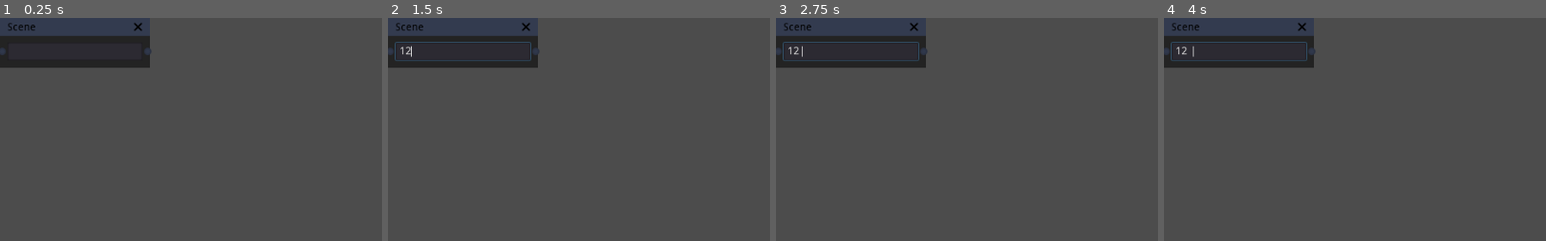
Above: before the commit, frames 1-4 (left to right).
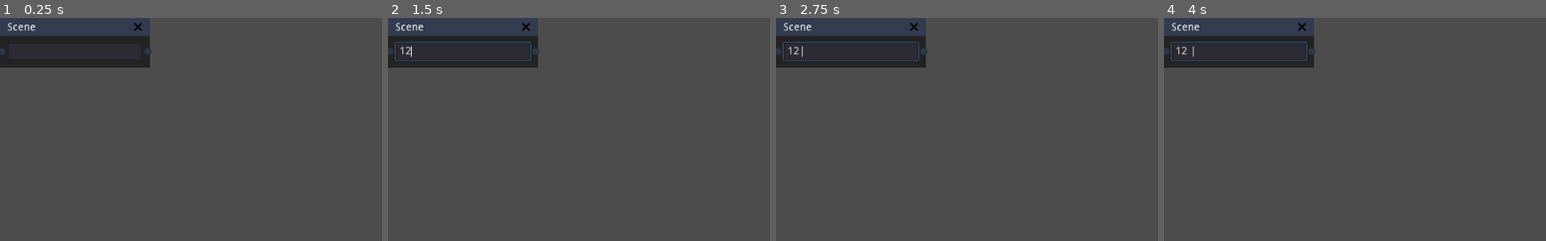
Above: after the commit, the same moments.

Repository: Mercadud/Godot-Project-Planner-Exporter
Game: Godot game, scene res://Scenes/nodesInherited/Scene.tscn
Same seed, same stepped clock (60 frames per second), same inputs: the game is played once before the commit and once after it. This scene is started directly instead of the project's main scene.
Inputs (mouse positions are % of the whole screen's width and height, from its top left):
- Up to frame 1 (0.25 s): no input
- Up to frame 2 (1.5 s): click (10, 8) at 0.52 s; type "12" at 0.6 s; tap Enter at 1.25 s; move the mouse to (72, 45) at 1.27 s; tap Ctrl (ctrl) at 1.35 s; click (72, 45) at 1.42 s
- Up to frame 3 (2.75 s): tap Space at 2 s; move the mouse to (30, 55) at 2.02 s; tap Ctrl (ctrl) at 2.1 s; click (30, 55) at 2.17 s
- Up to frame 4 (4 s): tap Enter at 2.75 s; move the mouse to (60, 28) at 2.77 s; tap Ctrl (ctrl) at 2.85, 3.6 s; click (60, 28) at 2.92 s; tap Space at 3.5 s; move the mouse to (45, 70) at 3.52 s; click (45, 70) at 3.67 s
The pictures show only the part of the screen within x 0-50%, y 0-50%; the shares and areas given below are measured in that part.

The runs differ from the first frame. In frame 1, 0.1% of the frame differs, in the area x 2-10%, y 2-6%; in frame 2, 0.1%; in frame 3, 0.1%; in frame 4, 0.1%.
Error after the commit: Attempt to call function 'updateInfoPage' in base 'null instance' on a null instance. (res://Script/Tree/Nodes/Scene.gd:14)

Commit message:
Scripts now have editable functions on info page

Diff:
--- a/Scenes/Pages/Main Page.tscn
+++ b/Scenes/Pages/Main Page.tscn
@@ -337,6 +337,7 @@
 selected = 0
 
 [node name="Script" type="VBoxContainer" parent="Mount/MainWindow/Editor/Select/Info"]
+visible = false
 margin_top = 26.0
 margin_right = 200.0
 margin_bottom = 110.0
@@ -398,10 +399,9 @@
 margin_bottom = 20.0
 text = "-"
 
-[node name="LineEdit" type="LineEdit" parent="Mount/MainWindow/Editor/Select/Info/Script/functions"]
-margin_top = 24.0
-margin_right = 200.0
-margin_bottom = 48.0
+[node name="func" type="VBoxContainer" parent="Mount/MainWindow/Editor/Select/Info/Script/functions"]
+margin_right = 40.0
+margin_bottom = 40.0
 
 [node name="Node" type="VBoxContainer" parent="Mount/MainWindow/Editor/Select/Info"]
 visible = false
@@ -436,5 +436,8 @@
 [connection signal="text_changed" from="Mount/MainWindow/Editor/Select/Info/Folder/FolderName/LineEdit" to="Mount/MainWindow/Editor/Select/Info/Folder" method="_on_LineEdit_text_changed"]
 [connection signal="text_changed" from="Mount/MainWindow/Editor/Select/Info/Scene/SceneName/LineEdit" to="Mount/MainWindow/Editor/Select/Info/Scene" method="_on_LineEdit_text_changed"]
 [connection signal="item_selected" from="Mount/MainWindow/Editor/Select/Info/Scene/SceneType/OptionButton" to="Mount/MainWindow/Editor/Select/Info/Scene" method="_on_OptionButton_item_selected"]
+[connection signal="text_changed" from="Mount/MainWindow/Editor/Select/Info/Script/ScriptName/LineEdit" to="Mount/MainWindow/Editor/Select/Info/Script" method="_on_LineEdit_text_changed"]
+[connection signal="button_up" from="Mount/MainWindow/Editor/Select/Info/Script/functions/buttons/addFunction" to="Mount/MainWindow/Editor/Select/Info/Script" method="_on_addFunction_button_up"]
+[connection signal="button_up" from="Mount/MainWindow/Editor/Select/Info/Script/functions/buttons/removeFunction" to="Mount/MainWindow/Editor/Select/Info/Script" method="_on_removeFunction_button_up"]
 [connection signal="dir_selected" from="Mount/MainWindow/FileDialog" to="Mount/MainWindow/tileBar/menus" method="_on_FileDialog_dir_selected"]
 [connection signal="file_selected" from="Mount/MainWindow/FileDialog" to="Mount/MainWindow/tileBar/menus" method="_on_FileDialog_file_selected"]
--- a/Scenes/nodesInherited/Folder.tscn
+++ b/Scenes/nodesInherited/Folder.tscn
@@ -20,3 +20,4 @@
 margin_top = 33.0
 margin_right = 191.0
 margin_bottom = 57.0
+[connection signal="text_changed" from="LineEdit" to="." method="_on_LineEdit_text_changed"]
--- a/Scenes/nodesInherited/Node.tscn
+++ b/Scenes/nodesInherited/Node.tscn
@@ -4,7 +4,6 @@
 [ext_resource path="res://Script/Tree/Nodes/Node.gd" type="Script" id=2]
 [ext_resource path="res://Themes/Nodes/node/SelectedFrame.tres" type="StyleBox" id=3]
 [ext_resource path="res://Themes/Nodes/node/Frame.tres" type="StyleBox" id=4]
-
 
 [node name="Node" instance=ExtResource( 1 )]
 custom_styles/frame = ExtResource( 4 )
--- a/Scenes/nodesInherited/RootFolder.tscn
+++ b/Scenes/nodesInherited/RootFolder.tscn
@@ -4,7 +4,6 @@
 [ext_resource path="res://Themes/Nodes/RootFolder/frame.tres" type="StyleBox" id=2]
 [ext_resource path="res://Themes/Nodes/RootFolder/SelectedFrame.tres" type="StyleBox" id=3]
 [ext_resource path="res://Script/Tree/Nodes/RootFolder.gd" type="Script" id=4]
-
 
 [node name="RootFolder" instance=ExtResource( 1 )]
 custom_styles/frame = ExtResource( 2 )
@@ -21,3 +20,4 @@
 margin_top = 33.0
 margin_right = 191.0
 margin_bottom = 57.0
+[connection signal="text_changed" from="LineEdit" to="." method="_on_LineEdit_text_changed"]
--- a/Scenes/nodesInherited/Scene.tscn
+++ b/Scenes/nodesInherited/Scene.tscn
@@ -5,10 +5,10 @@
 [ext_resource path="res://Themes/Nodes/Scene/SelectedFrame.tres" type="StyleBox" id=3]
 [ext_resource path="res://Themes/Nodes/Scene/Frame.tres" type="StyleBox" id=4]
 
-
 [node name="Scene" instance=ExtResource( 1 )]
 custom_styles/frame = ExtResource( 4 )
 custom_styles/selectedframe = ExtResource( 3 )
+custom_colors/title_color = Color( 1, 1, 1, 1 )
 title = "Scene"
 slot/0/left_enabled = true
 slot/0/left_color = Color( 0.2, 0.231373, 0.309804, 1 )
@@ -22,3 +22,4 @@
 margin_top = 33.0
 margin_right = 191.0
 margin_bottom = 57.0
+[connection signal="text_changed" from="LineEdit" to="." method="_on_LineEdit_text_changed"]
--- a/Scenes/nodesInherited/Script.tscn
+++ b/Scenes/nodesInherited/Script.tscn
@@ -4,7 +4,6 @@
 [ext_resource path="res://Script/Tree/Nodes/Script.gd" type="Script" id=2]
 [ext_resource path="res://Themes/Nodes/Script/Frame.tres" type="StyleBox" id=3]
 [ext_resource path="res://Themes/Nodes/Script/SelectedFrame.tres" type="StyleBox" id=4]
-
 
 [node name="Script" instance=ExtResource( 1 )]
 custom_styles/frame = ExtResource( 3 )
@@ -20,3 +19,4 @@
 margin_top = 33.0
 margin_right = 191.0
 margin_bottom = 57.0
+[connection signal="text_changed" from="LineEdit" to="." method="_on_LineEdit_text_changed"]
--- a/Script/Saver.gd
+++ b/Script/Saver.gd
@@ -25,7 +25,7 @@
 func import():
 	var dir = Directory.new()
 	dir.open(exportDirLocation)
-	print("not sure what happens after that")
+	###I have no clue what happens now...
 
 func getRandomNum():
 	for i in nodeList.size():
--- a/Script/Tree/Nodes/BaseNode.gd
+++ b/Script/Tree/Nodes/BaseNode.gd
@@ -10,12 +10,16 @@
 }
 
 onready var data = $"/root/Saver"
+var infoPage = "../../../Select/Info"
+
+func ready():
+	pass
 
 func updateInfo():
 	var exist = false
 	var location
 	for i in data.nodeList.size():
-		if data.nodeList[i]["id"] == info.nodeCode:
+		if data.nodeList[i]["id"] == info["id"]:
 			exist = true
 			location = i
 			break
@@ -25,5 +29,13 @@
 		data.nodeList[location]["location"] = info["location"]
 		updateSpecialInfo(location)
 
+
 func updateSpecialInfo(_loc):
 	print("badNews // updateSpecialInfo()")
+
+func updateInfoPage():
+	print("badNews // updateInfoPage()")
+
+func updateNode():
+	$LineEdit.text = info["name"]
+	updateInfo()
--- a/Script/Tree/Nodes/Folder.gd
+++ b/Script/Tree/Nodes/Folder.gd
@@ -1,8 +1,15 @@
 extends "res://Script/Tree/Nodes/BaseNode.gd"
 
+onready var folderInfo = get_node(infoPage + "/Folder")
 
-func _ready():
-	pass
 
 func updateSpecialInfo(_loc):
 	pass
+
+func updateInfoPage():
+	folderInfo.updateInfoPage()
+
+func _on_LineEdit_text_changed(new_text):
+	info["name"] = new_text
+	updateInfoPage()
+	updateInfo()
--- a/Script/Tree/Nodes/RootFolder.gd
+++ b/Script/Tree/Nodes/RootFolder.gd
@@ -1,8 +1,17 @@
 extends "res://Script/Tree/Nodes/BaseNode.gd"
 
+onready var folderInfo = get_node(infoPage + "/Folder")
 
 func _ready():
 	pass
 
 func updateSpecialInfo(_loc):
 	pass
+
+func updateInfoPage():
+	folderInfo.updateInfoPage()
+
+func _on_LineEdit_text_changed(new_text):
+	info["name"] = new_text
+	updateInfoPage()
+	updateInfo()
--- a/Script/Tree/Nodes/Scene.gd
+++ b/Script/Tree/Nodes/Scene.gd
@@ -1,5 +1,6 @@
 extends "res://Script/Tree/Nodes/BaseNode.gd"
 
+onready var sceneInfo = get_node(infoPage + "/Scene")
 
 func _ready():
 	info["sceneType"] = ""
@@ -8,3 +9,11 @@
 func updateSpecialInfo(loc):
 	data.nodeList[loc]["sceneType"] = info["sceneType"]
 	data.nodeList[loc]["scriptAttached"] = info["scriptAttached"]
+
+func updateInfoPage():
+	sceneInfo.updateInfoPage()
+
+func _on_LineEdit_text_changed(new_text):
+	info["name"] = new_text
+	updateInfoPage()
+	updateInfo()
--- a/Script/Tree/Nodes/Script.gd
+++ b/Script/Tree/Nodes/Script.gd
@@ -1,8 +1,17 @@
 extends "res://Script/Tree/Nodes/BaseNode.gd"
 
+onready var scriptInfo = get_node(infoPage + "/Script")
 
 func _ready():
 	info["functions"] = []
 
 func updateSpecialInfo(loc):
 	data.nodeList[loc]["functions"] = info["functions"]
+
+func updateInfoPage():
+	scriptInfo.updateInfoPage()
+
+func _on_LineEdit_text_changed(new_text):
+	info["name"] = new_text
+	updateInfoPage()
+	updateInfo()
--- a/Script/Tree/editor/Folder.gd
+++ b/Script/Tree/editor/Folder.gd
@@ -1,9 +1,19 @@
 extends VBoxContainer
 
 var childLoc
+
+onready var folderName = $FolderName/LineEdit
 
 func _ready():
 	pass
 
 func setNode(n):
 	childLoc = n
+	updateInfoPage()
+
+func updateInfoPage():
+	folderName.text = childLoc.info["name"]
+
+func _on_LineEdit_text_changed(new_text):
+	childLoc.info["name"] = new_text
+	childLoc.updateNode()
--- a/Script/Tree/editor/Scene.gd
+++ b/Script/Tree/editor/Scene.gd
@@ -2,10 +2,20 @@
 
 var childLoc
 
-onready var textInfo = $"../../../Select/Info/Folder"
+onready var sceneName = $SceneName/LineEdit
 
 func _ready():
 	pass
 
 func setNode(n):
 	childLoc = n
+
+func updateInfoPage():
+	sceneName.text = childLoc.info["name"]
+
+func _on_LineEdit_text_changed(new_text):
+	childLoc.info["name"] = new_text
+	childLoc.updateNode()
+
+func _on_OptionButton_item_selected(index):
+	childLoc.info["sceneType"] = $SceneType/OptionButton.get_item_text(index)
--- a/Script/Tree/editor/Script.gd
+++ b/Script/Tree/editor/Script.gd
@@ -1,9 +1,45 @@
 extends VBoxContainer
 
-var node
+var childLoc
+var funcArr = []
 
-func _ready():
-	pass
+onready var functions = $functions/func
 
 func setNode(e):
-	node = e
+	childLoc = e
+	updateInfoPage()
+
+func updateFunc(_new_text):
+	for i in functions.get_child_count():
+		funcArr[i] = functions.get_child(i).text
+
+
+func updateInfoPage():
+	for i in functions.get_child_count():
+		functions.get_child(i).queue_free()
+	funcArr = []
+	$ScriptName/LineEdit.text = childLoc.info["name"]
+	funcArr = childLoc.info["functions"]
+	for i in funcArr.size():
+		var function = LineEdit.new()
+		functions.add_child(function)
+		function.placeholder_text = "ready()"
+		function.connect("text_changed", self, "updateFunc")
+		functions.get_child(functions.get_child_count()-1).text = funcArr[i]
+
+func _on_addFunction_button_up():
+	var function = LineEdit.new()
+	functions.add_child(function)
+	funcArr.push_back(function.text)
+	function.placeholder_text = "ready()"
+	function.connect("text_changed", self, "updateFunc")
+
+func _on_removeFunction_button_up():
+	if functions.get_child_count() > 0:
+		functions.get_child(functions.get_child_count() -1 ).queue_free()
+		funcArr.remove(get_child_count() - 1)
+
+
+func _on_LineEdit_text_changed(new_text):
+	childLoc.info["name"] = new_text
+	childLoc.updateNode()
